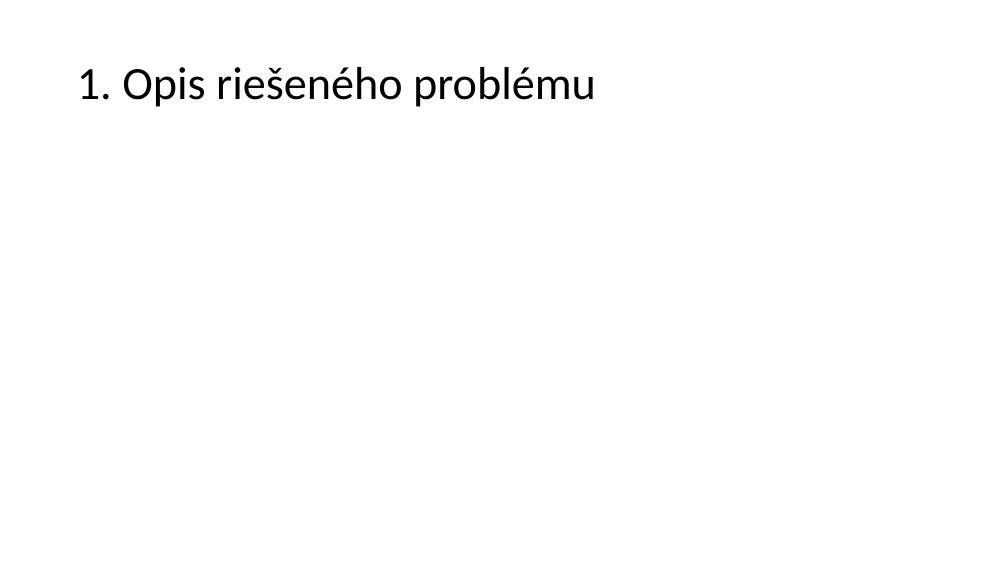
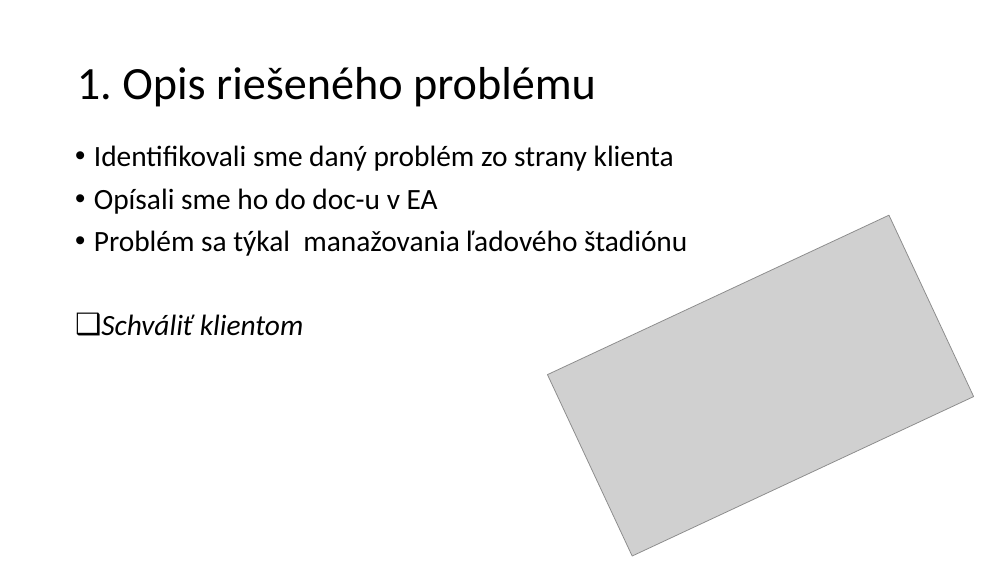
Before and after one commit to PavolGrofcik/PSI, a slide deck: slide 2 of PPT 3.pptx. Drawn at 1008x567 pixels with LibreOffice and Linux fonts; fonts in the diff are those of the drawing; grey boxes stand for pictures. Boxes give left, top, right and bottom in pixels: in the first picture for what was removed or moved away, otherwise in the second. Text is boxed around its words. In the diff, an @@ line names an element or a change of style, - is before the commit and + after.

```diff
--- a/PPT 3.pptx
+++ b/PPT 3.pptx
@@ text added at (94, 145, 687, 336), 28 pt, text #000000 @@
+• Identifikovali sme daný problém zo strany klienta
+• Opísali sme ho do doc-u v EA
+• Problém sa týkal manažovania ľadového štadiónu
+❑ Schváliť klientom
@@ picture added at (548, 215, 974, 557) @@
```
Also in this commit, not shown: 3 other slides changed.
